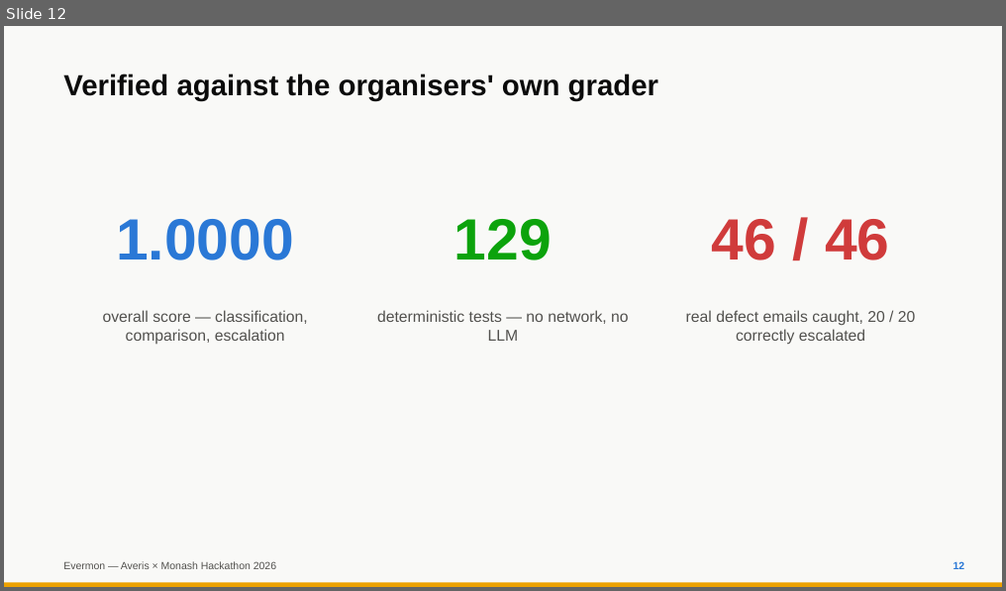
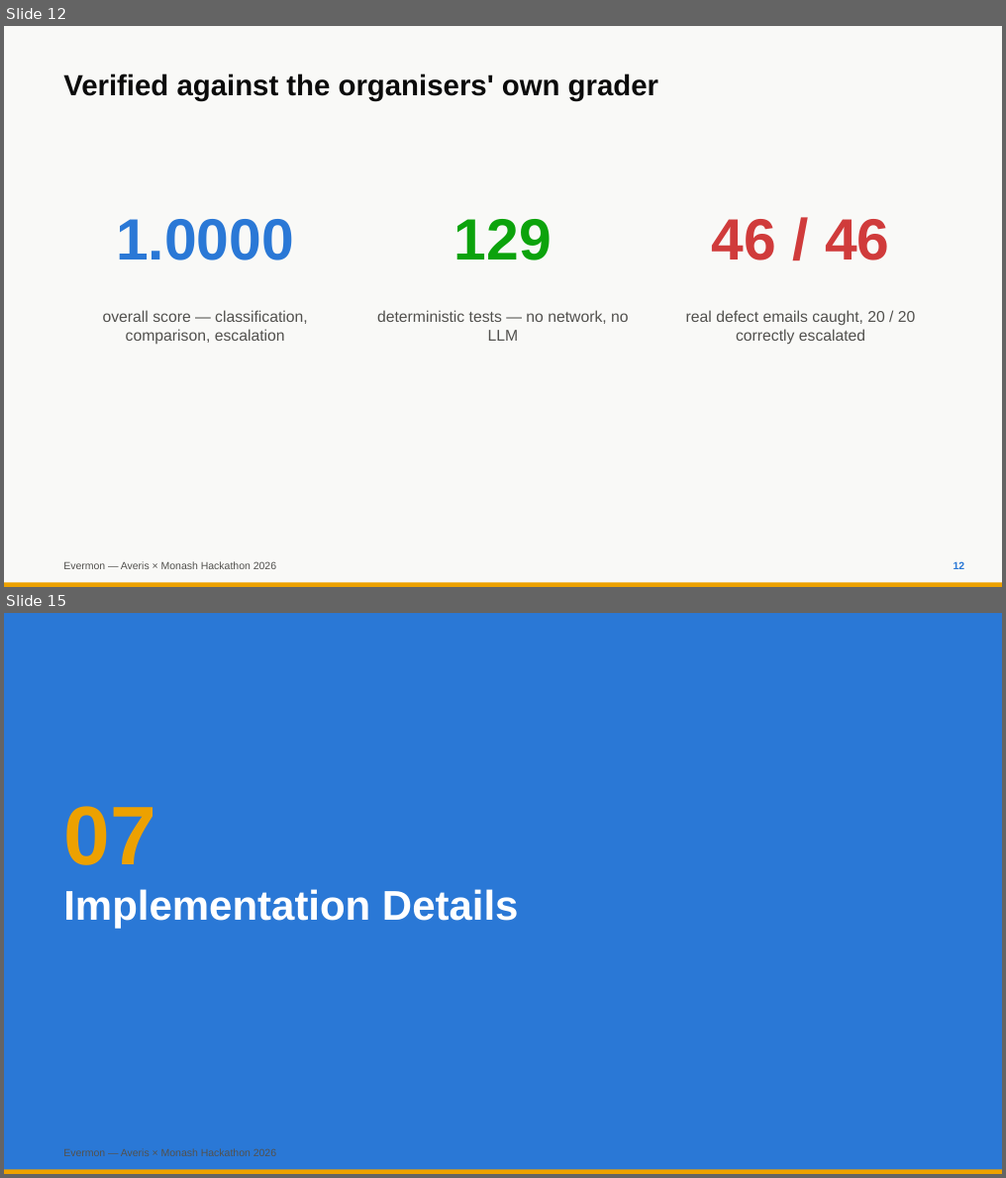
Before and after one commit to ponli550/Evermon, a slide deck: docs/AverisMonash2026.pptx. Shown one above the other, each under a label of ours: slide 12 before the commit, slides 12 and 15 after it; the slides between them are not shown. The pictures are 1006x591 and 1006x1178 pixels, drawn with LibreOffice and Linux fonts; fonts in the diff are those of the drawing. Boxes give left, top, right and bottom in pixels: in the first picture for what was removed or moved away, otherwise in the second. Text is boxed around its words. In the diff, an @@ line names an element or a change of style, - is before the commit and + after.

Commit message:
docs: add doc-requirement slides and links to the pitch deck
Four new sections (Technical Architecture, Implementation Details,
Challenges Faced, Future Roadmap) condensed from docs/DOCUMENTATION.md --
same content, not restated differently. All 21 slides stay under the
60-word density limit. Closing slide now links the demo video
(youtu.be/TE72CMXwmZ0) alongside the live prototype and repo -- plain
text links, nothing embedded.

Also: ignore Office's ~$*.pptx lock files, dropped again by whatever
auto-opens the deck.

```diff
--- a/docs/AverisMonash2026.pptx
+++ b/docs/AverisMonash2026.pptx
@@ slide 15 added at bbox=[4, 613, 1002, 1174], background #FFFFFF @@
@@ rectangle added at bbox=[4, 613, 1002, 1174], fill #2A78D6 @@
@@ text added at bbox=[63, 806, 155, 865], 80 pt, text #EDA100, bold @@
+07
@@ text added at bbox=[63, 889, 519, 928], 40 pt, text #FFFFFF, bold @@
+Implementation Details
@@ rectangle added at bbox=[4, 1170, 1002, 1174], fill #EDA100 @@
@@ text added at bbox=[63, 1149, 276, 1157], 10 pt, text #52514E @@
+Evermon — Averis × Monash Hackathon 2026
```
Also in this commit, not shown: 1 slide changed, 7 other slides added, 2 other files.
